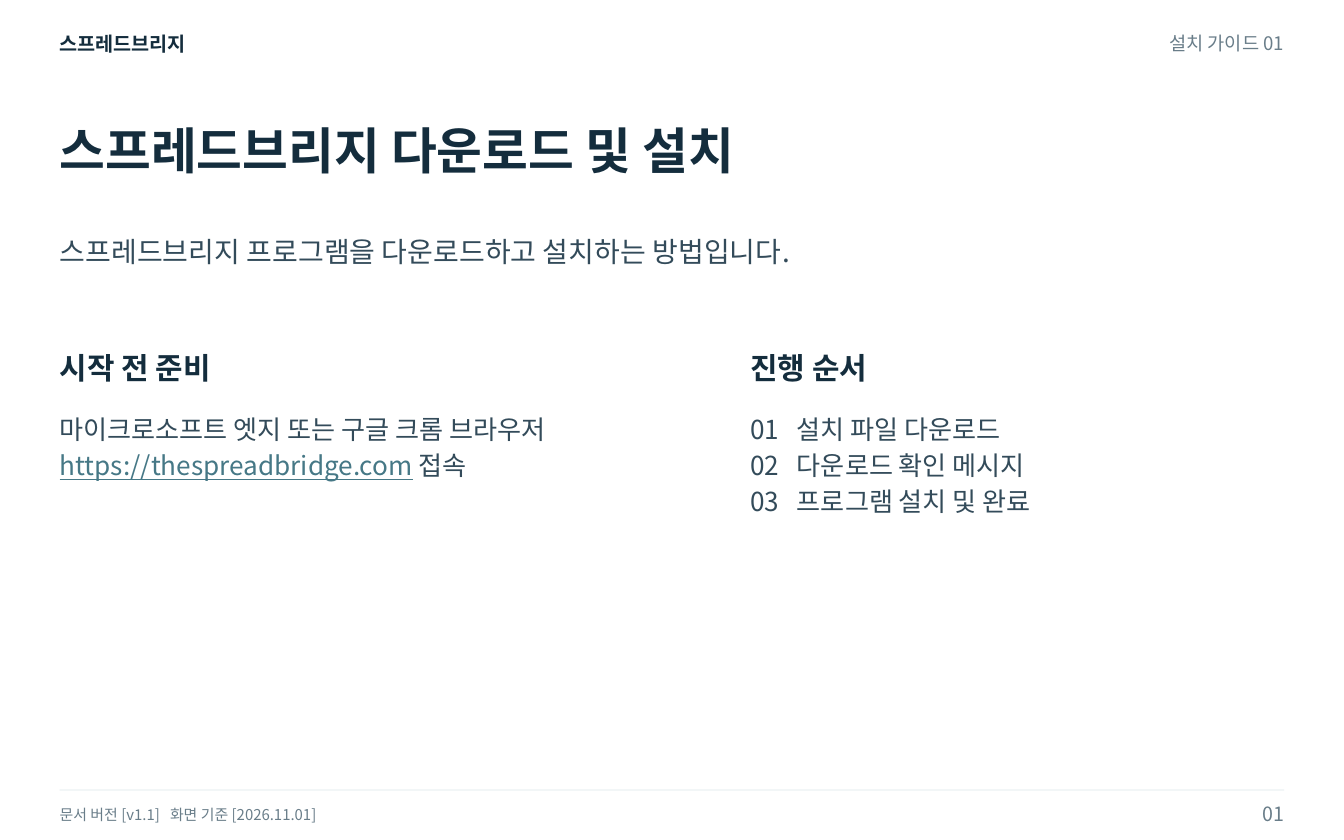
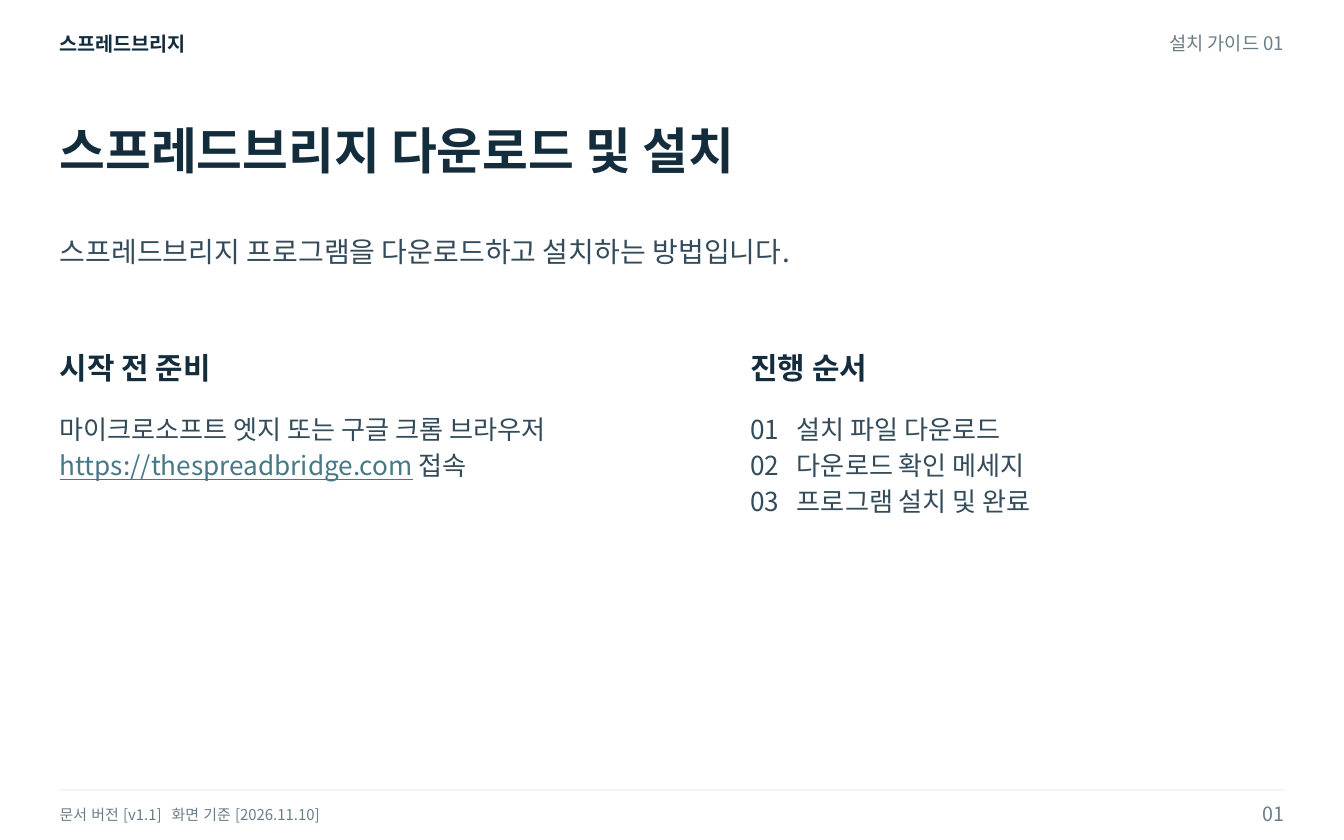
Before and after one commit to thespreadbridge/spreadbridge-frontend, a slide deck: slide 1 of public/manuals/v1.1/install/install-guide-v1.1.pptx. Drawn at 1344x840 pixels with LibreOffice and Linux fonts; fonts in the diff are those of the drawing. Boxes give left, top, right and bottom in pixels: in the first picture for what was removed or moved away, otherwise in the second. Text is boxed around its words. In the diff, an @@ line names an element or a change of style, - is before the commit and + after.

```diff
--- a/public/manuals/v1.1/install/install-guide-v1.1.pptx
+++ b/public/manuals/v1.1/install/install-guide-v1.1.pptx
@@ text at [750,453,1025,477]: text changed @@
-02 다운로드 확인 메시지
+02 다운로드 확인 메세지
@@ text at [60,807,320,823]: text changed @@
-문서 버전 [v1.1] 화면 기준 [2026.11.01]
+문서 버전 [v1.1] 화면 기준 [2026.11.10]
```
Also in this commit, not shown: 3 other slides changed, 1 slide added, 10 other files.
